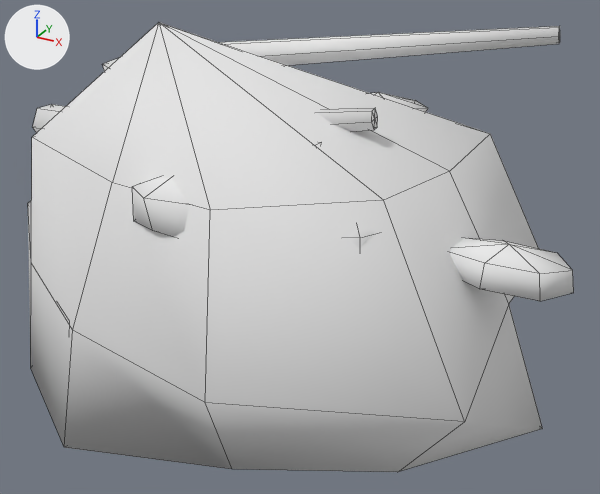
A saved change to the OBJ model src/models/caelum/world/resources/ca_vein_coal3.obj.
One viewpoint serves both versions: a 50 mm lens placed at (59.6, -97.8, 68.7), pointed at (4.3, 2.8, 18.4). Every picture has the same lights, and +X, +Y and +Z are marked at upper left. The older version comes first. Mesh edges are drawn as thin lines. Where no turn or scale is listed for an object, it has been applied to the vertices. Vertices at exactly the same position are counted once.

Objects in the first picture: 'ca_vein_coal3'.
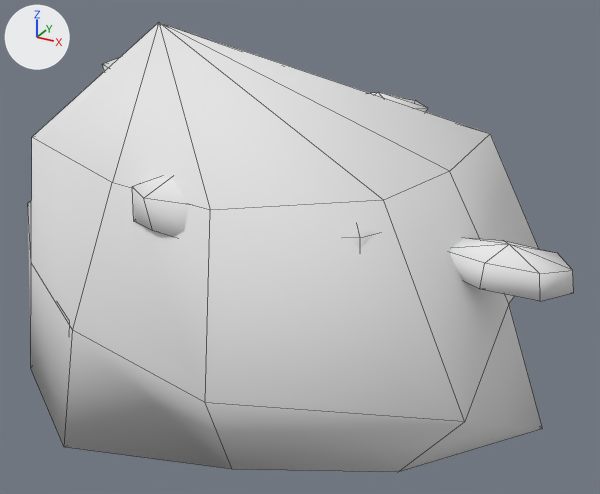
What the commit changed:
me_ca_vein_coal3 is used by ob_ca_vein_coal3; location (0.0, 0.0, 0.0).
me_ca_vein_coal3 had 218 vertices, 283 faces and spanned x -49.1..45.5, y -35.1..40.9, z -1.5..52.0.
me_ca_vein_coal3 now has 176 vertices, 229 faces and spans x -49.1..45.5, y -35.1..40.9, z -1.5..52.0.
me_ca_vein_coal3 part 1: the loose piece of 14 vertices spanning x -29.6..15.7, y -14.9..-9.3, z 34.2..40.2 is deleted.
me_ca_vein_coal3 part 2: the loose piece of 14 vertices spanning x -24.1..19.2, y -13.7..-3.3, z 33.0..42.9 is deleted.
me_ca_vein_coal3 part 3: the loose piece of 14 vertices spanning x -33.0..32.8, y 18.7..33.3, z 37.4..48.9 is deleted.

Changed parts and their boxes [x1, y1, x2, y2] in the pictures (600 x 494 px):
part 1 of me_ca_vein_coal3, deleted
    before: [33, 104, 66, 133]
part 2 of me_ca_vein_coal3, deleted
    before: [317, 108, 378, 132]
part 3 of me_ca_vein_coal3, deleted
    before: [219, 26, 560, 65]
